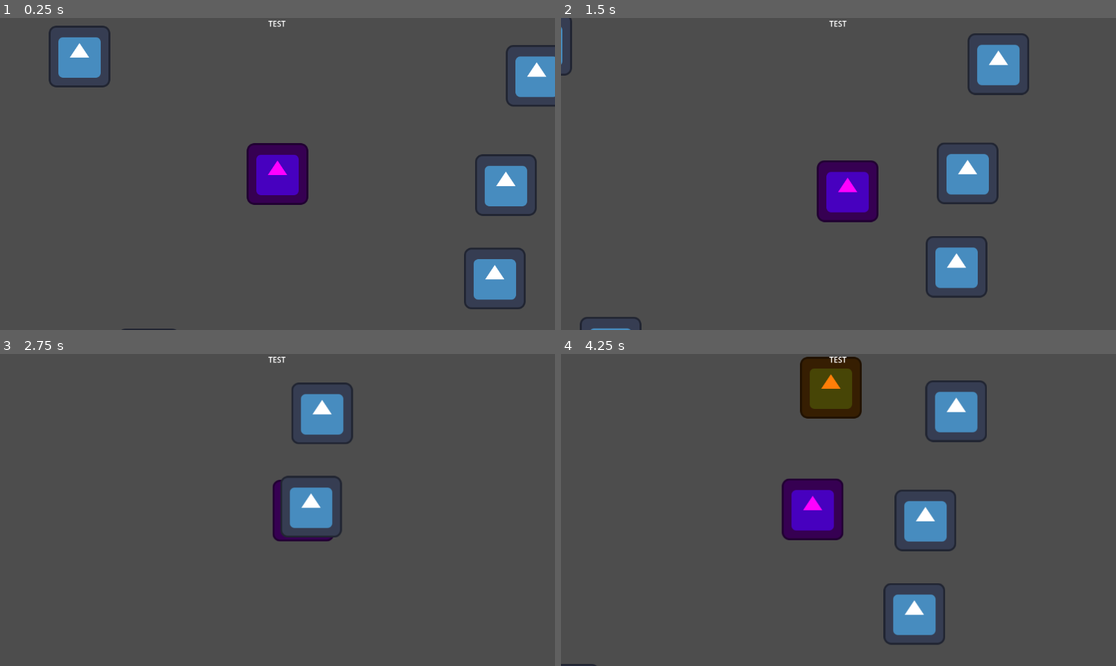
Above: before the commit, frames 1-4 (two rows, left to right).
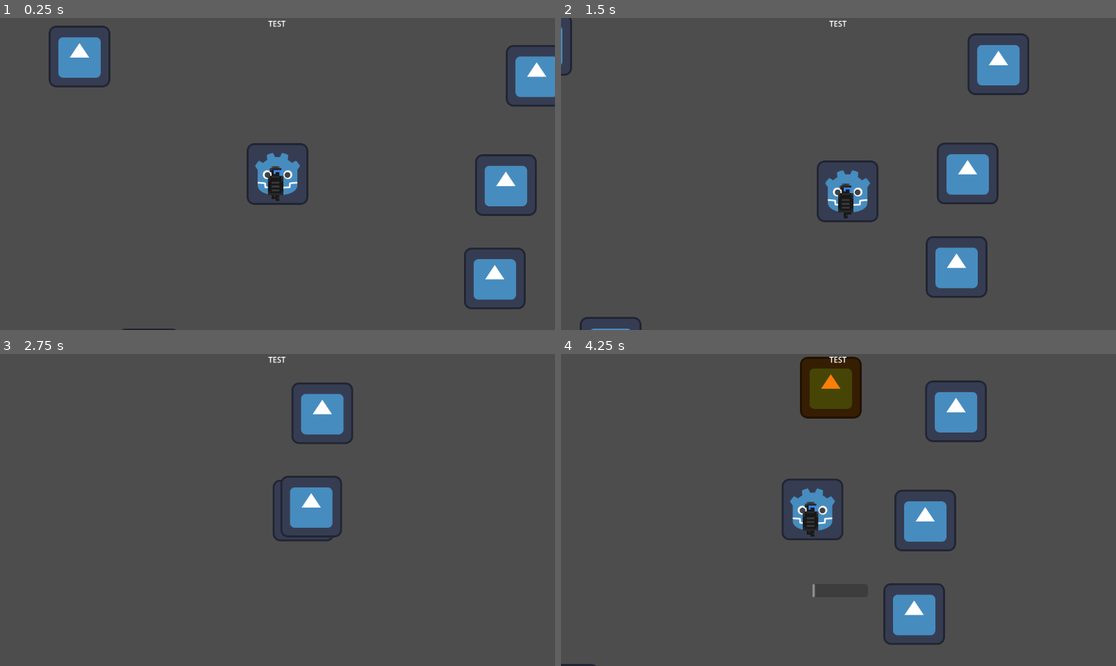
Above: after the commit, the same moments.

Repository: pingwin01games/BialJam2024
Game: Godot game, scene res://scene/world.tscn
The game is run twice, just before and just after one commit, with the same random seed, the same clock (stepped at 60 frames per second) and the same inputs. The engine's default icon, where the game draws it, is replaced by a stand-in: a white triangle on a blue panel in a dark square.
Inputs (mouse positions are in pixels of both pictures, inside the frame that each line leads up to):
- Up to frame 1 (0.25 s): no input
- Up to frame 2 (1.5 s): move the mouse to (960, 158) at 0.52 s; hold Right (ui_right) 0.53-1.28 s; click (960, 158) at 0.6 s; move the mouse to (727, 189) at 1.27 s; hold Down (ui_down) from 1.28 s (still down); click (727, 189) at 1.35 s
- Up to frame 3 (2.75 s): move the mouse to (333, 441) at 2.02 s; release Down (ui_down) at 2.03 s; hold Right (ui_right) from 2.03 s (still down); click (333, 441) at 2.1 s
- Up to frame 4 (4.25 s): move the mouse to (810, 572) at 2.77 s; release Right (ui_right) at 2.78 s; hold Up (ui_up) 2.78-3.53 s; click (810, 572) at 2.85 s; move the mouse to (1005, 556) at 3.52 s; hold Left (ui_left) from 3.53 s (still down); click (1005, 556) at 3.6 s; tap R (reload) at 4.15 s

The runs differ from the first frame. In frame 1, 2.2% of the frame differs, in the area x 44-56%, y 40-60%; in frame 2, 2.3%; in frame 3, 0.4%; in frame 4, 2.4%, in the area x 39-76%, y 6-91%.
Error before the commit: Cannot call method 'has_method' on a null value. (res://script/WeaponManager.gd:24)
Error after the commit: Attempt to call function 'add_child' in base 'null instance' on a null instance. (res://scene/Guns/gun_template.gd:39)

Commit message:
Gun template initial

Diff:
--- a/project.godot
+++ b/project.godot
@@ -83,4 +83,5 @@
 
 [rendering]
 
+textures/canvas_textures/default_texture_filter=0
 renderer/rendering_method="mobile"
--- /dev/null
+++ b/scene/Guns/gun_template.gd
@@ -0,0 +1,46 @@
+extends Node2D
+
+@onready var projectileScene : PackedScene = preload("res://scene/bullet_template.tscn")
+@onready var gunPos = $Gun_Point
+@onready var ROF = $ROF
+
+
+var canShoot = true
+
+var reloading = false
+var bonusReloading = false
+var failBonusReloading = false
+
+var maxAmmo = 30
+var curAmmo = 30
+
+var maxMag = 3
+var curMag = 3
+
+
+# Called when the node enters the scene tree for the first time.
+func _ready():
+	pass # Replace with function body.
+
+
+func reload():
+	if(curMag>0):
+		curMag -= 1
+		curAmmo = maxAmmo
+		#animationplayer.play("reload")
+
+func shoot():
+	var projectile = projectileScene.instantiate()
+	var projectiles = get_tree().get_first_node_in_group("projectiles")
+
+	projectile.position = gunPos.global_position
+	projectile.velocity = get_global_mouse_position() - projectile.position
+
+	projectiles.add_child(projectile)
+
+	ROF.start()
+
+
+
+func _on_rof_timeout():
+	canShoot = true # Replace with function body.
--- /dev/null
+++ b/scene/Guns/gun_template.tscn
@@ -0,0 +1,17 @@
+[gd_scene load_steps=3 format=3 uid="uid://dbrsi3jtottgr"]
+
+[ext_resource type="Script" path="res://scene/Guns/gun_template.gd" id="1_xghth"]
+[ext_resource type="Texture2D" uid="uid://b0e4gwhmao3xe" path="res://Sprites/Guns/gun.svg" id="2_fnq7p"]
+
+[node name="Gun_Template" type="Node2D"]
+script = ExtResource("1_xghth")
+
+[node name="Gun_Sprite" type="Sprite2D" parent="."]
+texture = ExtResource("2_fnq7p")
+
+[node name="Gun_Point" type="Marker2D" parent="."]
+position = Vector2(64, 0)
+
+[node name="ROF" type="Timer" parent="."]
+
+[connection signal="timeout" from="ROF" to="." method="_on_rof_timeout"]
--- /dev/null
+++ b/scene/Guns/rocket_launcher.gd
@@ -0,0 +1,12 @@
+extends "res://scene/Guns/gun_template.gd"
+
+
+
+# Called when the node enters the scene tree for the first time.
+func _ready():
+	pass # Replace with function body.
+
+
+# Called every frame. 'delta' is the elapsed time since the previous frame.
+func _process(delta):
+	pass
--- /dev/null
+++ b/scene/Guns/rocket_launcher.tscn
@@ -0,0 +1,13 @@
+[gd_scene load_steps=3 format=3 uid="uid://dfy4n1t24oort"]
+
+[ext_resource type="Texture2D" uid="uid://b0e4gwhmao3xe" path="res://Sprites/Guns/gun.svg" id="1_5xr48"]
+[ext_resource type="Script" path="res://scene/Guns/rocket_launcher.gd" id="1_gxxts"]
+
+[node name="Rocket_Launcher" type="Node2D"]
+script = ExtResource("1_gxxts")
+
+[node name="Sprite2D" type="Sprite2D" parent="."]
+texture = ExtResource("1_5xr48")
+
+[node name="Shooting_Point" type="Marker2D" parent="."]
+position = Vector2(64, 0)
--- a/scene/gracz.tscn
+++ b/scene/gracz.tscn
@@ -1,21 +1,49 @@
-[gd_scene load_steps=5 format=3 uid="uid://don334ykj1ehi"]
+[gd_scene load_steps=12 format=3 uid="uid://don334ykj1ehi"]
 
-[ext_resource type="Texture2D" uid="uid://cojaxssn6g72v" path="res://icon.svg" id="1_ccwwm"]
 [ext_resource type="Script" path="res://script/gracz.gd" id="1_d3427"]
 [ext_resource type="Script" path="res://script/WeaponManager.gd" id="3_s1mo5"]
+[ext_resource type="PackedScene" uid="uid://dbrsi3jtottgr" path="res://scene/Guns/gun_template.tscn" id="4_082ke"]
+[ext_resource type="Texture2D" uid="uid://nh1sflbvf35j" path="res://Sprites/Players/mc1.png" id="4_hlrhp"]
+[ext_resource type="Texture2D" uid="uid://ccwh3n60l2782" path="res://Sprites/Players/mc2.png" id="5_1j4c6"]
+[ext_resource type="Texture2D" uid="uid://ch3xvvhgqvy76" path="res://Sprites/Players/mc3.png" id="6_ujovt"]
+[ext_resource type="Texture2D" uid="uid://dn5mf0sykbuki" path="res://Sprites/Players/mc4.png" id="7_m3x4v"]
+[ext_resource type="Texture2D" uid="uid://41bqvl687vky" path="res://Sprites/Players/mc5.png" id="8_ppkw7"]
+[ext_resource type="Texture2D" uid="uid://b6n0uf13kuwwf" path="res://Sprites/Players/mc6.png" id="9_0hb2j"]
 
 [sub_resource type="RectangleShape2D" id="RectangleShape2D_ci8wv"]
 size = Vector2(128, 128)
+
+[sub_resource type="SpriteFrames" id="SpriteFrames_bqahn"]
+animations = [{
+"frames": [{
+"duration": 1.0,
+"texture": ExtResource("4_hlrhp")
+}, {
+"duration": 1.0,
+"texture": ExtResource("5_1j4c6")
+}, {
+"duration": 1.0,
+"texture": ExtResource("6_ujovt")
+}, {
+"duration": 1.0,
+"texture": ExtResource("7_m3x4v")
+}, {
+"duration": 1.0,
+"texture": ExtResource("8_ppkw7")
+}, {
+"duration": 1.0,
+"texture": ExtResource("9_0hb2j")
+}],
+"loop": true,
+"name": &"default",
+"speed": 30.0
+}]
 
 [node name="Player" type="CharacterBody2D" groups=["player"]]
 script = ExtResource("1_d3427")
 
 [node name="CollisionShape2D" type="CollisionShape2D" parent="."]
 shape = SubResource("RectangleShape2D_ci8wv")
-
-[node name="Sprite2D" type="Sprite2D" parent="."]
-modulate = Color(1, 0, 1, 1)
-texture = ExtResource("1_ccwwm")
 
 [node name="Camera2D" type="Camera2D" parent="."]
 position_smoothing_enabled = true
@@ -29,6 +57,8 @@
 
 [node name="hand" type="Node2D" parent="."]
 script = ExtResource("3_s1mo5")
+
+[node name="Gun_Template" parent="hand" instance=ExtResource("4_082ke")]
 
 [node name="CanvasLayer" type="CanvasLayer" parent="."]
 
@@ -58,6 +88,12 @@
 offset_bottom = 505.0
 show_percentage = false
 
+[node name="AnimatedSprite2D" type="AnimatedSprite2D" parent="."]
+scale = Vector2(4, 4)
+sprite_frames = SubResource("SpriteFrames_bqahn")
+autoplay = "default"
+frame_progress = 0.607966
+
 [connection signal="timeout" from="RoF" to="hand" method="_on_ro_f_timeout"]
 [connection signal="timeout" from="Reload_Time" to="hand" method="_on_reload_time_timeout"]
 [connection signal="timeout" from="Bonus_Reload" to="hand" method="_on_bonus_reload_timeout"]
--- a/script/WeaponManager.gd
+++ b/script/WeaponManager.gd
@@ -1,10 +1,10 @@
 extends Node2D
 
-@onready var reload = $Reload_Time
-@onready var bonus_reload = $Bonus_Reload
-@onready var ammo_count = $CanvasLayer/UI/Ammo_Count
-@onready var reload_bar = $CanvasLayer/UI/Reload_bar
-@onready var rof = $RoF
+@onready var reload = $"../Reload_Time"
+@onready var bonus_reload = $"../Bonus_Reload"
+@onready var ammo_count = $"../CanvasLayer/UI/Ammo_Count"
+@onready var reload_bar = $"../CanvasLayer/UI/Reload_bar"
+@onready var rof = $"../RoF"
 
 var currentAmmo = 0
 var canShoot = true
Binary file removed: Sprites/Tilesets/mc/mc1.png
Not shown, removed: Sprites/Tilesets/mc/mc1.png.import
Binary file removed: Sprites/Tilesets/mc/mc2.png
Not shown, removed: Sprites/Tilesets/mc/mc2.png.import
Binary file removed: Sprites/Tilesets/mc/mc3.png
Not shown, removed: Sprites/Tilesets/mc/mc3.png.import
Binary file removed: Sprites/Tilesets/mc/mc4.png
Not shown, removed: Sprites/Tilesets/mc/mc4.png.import
Binary file removed: Sprites/Tilesets/mc/mc5.png
Not shown, removed: Sprites/Tilesets/mc/mc5.png.import
Binary file removed: Sprites/Tilesets/mc/mc6.png
Not shown, removed: Sprites/Tilesets/mc/mc6.png.import
(and 1 more such lines)
